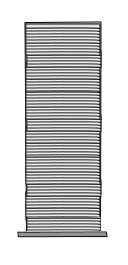
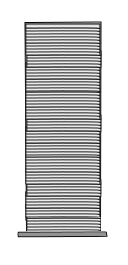
Layered file, before and after one edit (128px x 265px). Changes by layer:
removed layer "Tiles" over (101, 33, 102, 217)
renamed "Background" to "WindowShade.png", painted on it over (17, 33, 108, 238)
